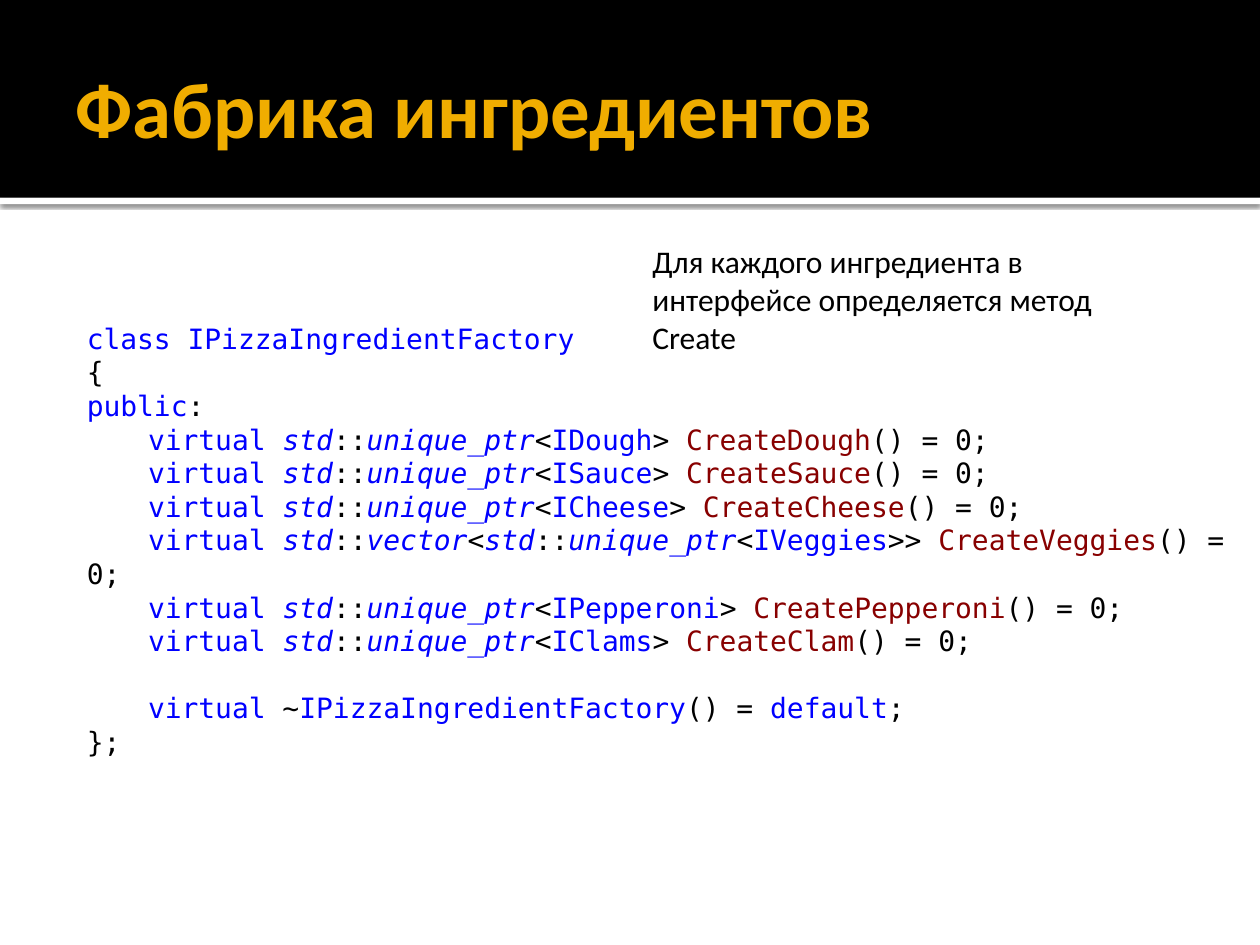
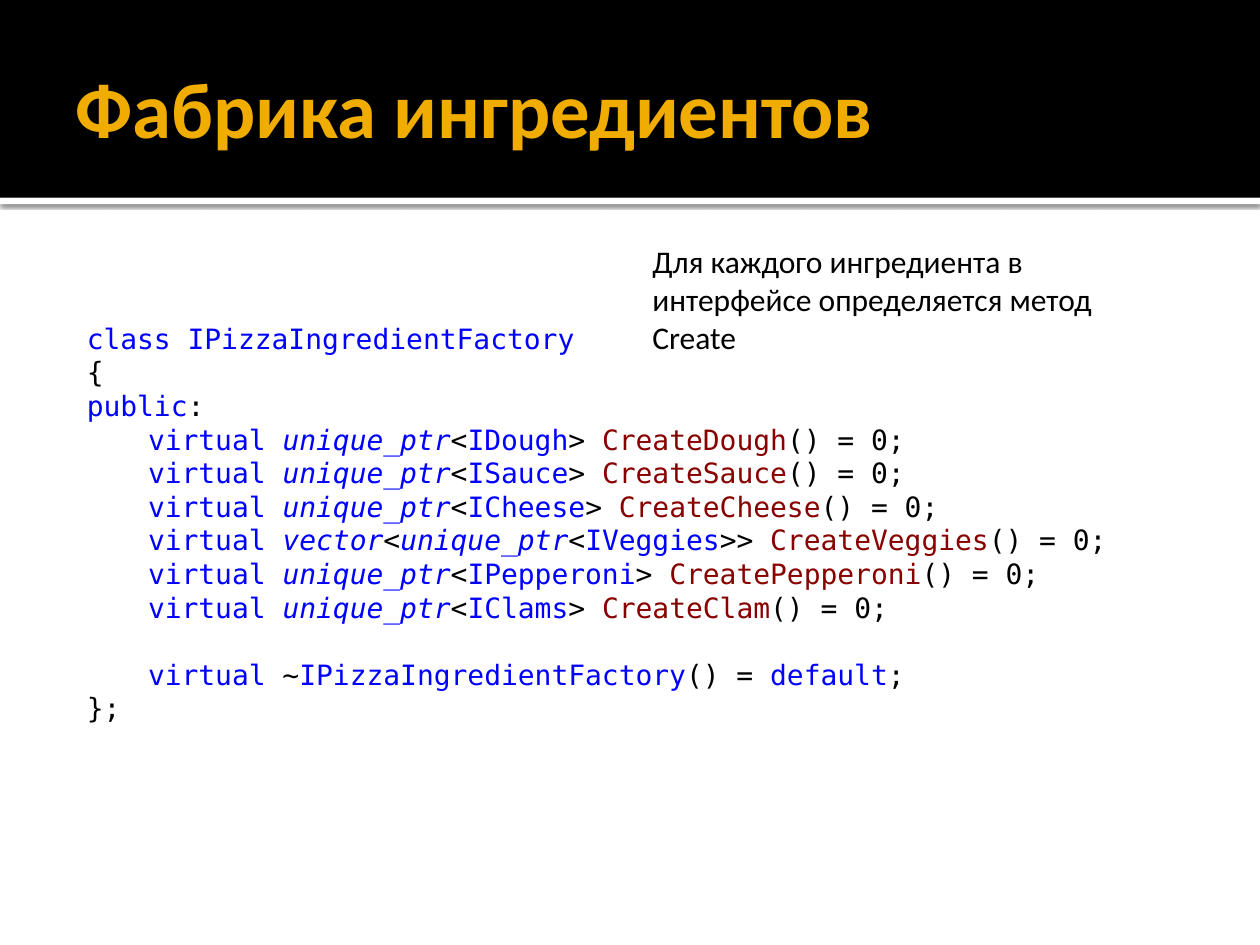
Before and after one commit to iv-sergius/ood, a slide deck: slide 45 of lectures/04.factory/factory.pptx (slide 44 before the commit). Drawn at 1260x945 pixels with LibreOffice and Linux fonts; fonts in the diff are those of the drawing. Boxes give left, top, right and bottom in pixels: in the first picture for what was removed or moved away, otherwise in the second. Text is boxed around its words. In the diff, an @@ line names an element or a change of style, - is before the commit and + after.

Commit message:
Обновлена лекция по паттерну "Фабрика"

```diff
--- a/lectures/04.factory/factory.pptx
+++ b/lectures/04.factory/factory.pptx
@@ text at (x1=148, y1=428, x2=1107, y2=624): text changed @@
-virtual std::unique_ptr<IDough> CreateDough() = 0;
-virtual std::unique_ptr<ISauce> CreateSauce() = 0;
-virtual std::unique_ptr<ICheese> CreateCheese() = 0;
-virtual std::vector<std::unique_ptr<IVeggies>> CreateVeggies() = 0;
-virtual std::unique_ptr<IPepperoni> CreatePepperoni() = 0;
-virtual std::unique_ptr<IClams> CreateClam() = 0;
+virtual unique_ptr<IDough> CreateDough() = 0;
+virtual unique_ptr<ISauce> CreateSauce() = 0;
+virtual unique_ptr<ICheese> CreateCheese() = 0;
+virtual vector<unique_ptr<IVeggies>> CreateVeggies() = 0;
+virtual unique_ptr<IPepperoni> CreatePepperoni() = 0;
+virtual unique_ptr<IClams> CreateClam() = 0;
```
Also in this commit, not shown: 5 other slides changed, 8 slides added, 1 slide removed.
